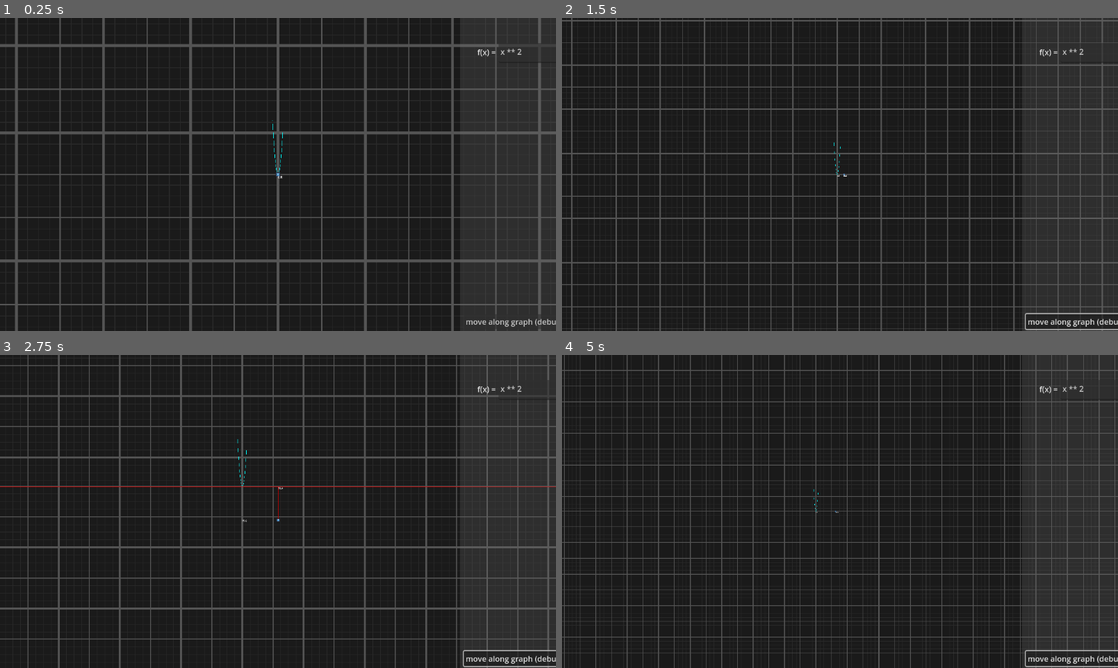
Above: before the commit, frames 1-4 (two rows, left to right).
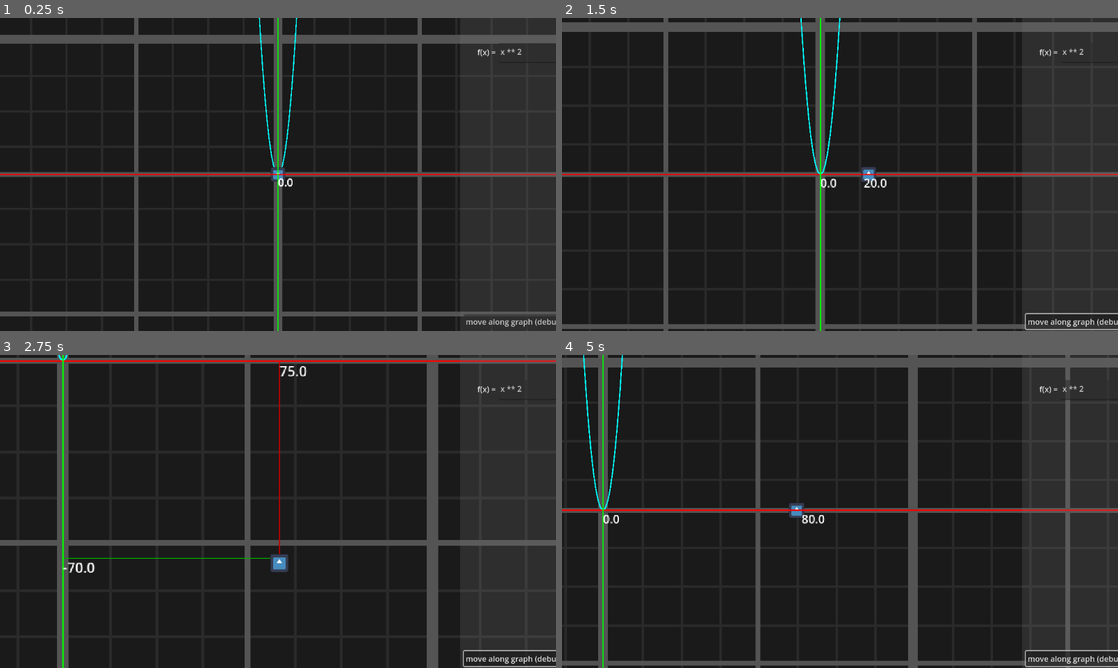
Above: after the commit, the same moments.

Repository: boiiiiiiiii12355/graph-combat
Game: Godot game, scene res://Scenes/game.tscn
Same seed, same stepped clock (60 frames per second), same inputs: the game is played once before the commit and once after it. The engine's default icon, where the game draws it, is replaced by a stand-in: a white triangle on a blue panel in a dark square.
Inputs (mouse positions are in pixels of both pictures, inside the frame that each line leads up to):
- Up to frame 1 (0.25 s): no input
- Up to frame 2 (1.5 s): click "move along graph (debug)" at 0.5 s; move the mouse to (962, 158) at 1.27 s; hold D (right) from 1.28 s (still down); tap Mouse wheel down (zoom in) at 1.35 s
- Up to frame 3 (2.75 s): move the mouse to (166, 527) at 2.02 s; release D (right) at 2.03 s; hold S (down) from 2.03 s (still down); tap Mouse wheel up (zoom out) at 2.1 s
- Up to frame 4 (5 s): move the mouse to (895, 442) at 2.77 s; release S (down) at 2.78 s; hold D (right) 2.78-3.53 s; tap Mouse wheel down (zoom in) at 2.85, 4.35 s; move the mouse to (812, 574) at 3.52 s; hold W (up) 3.53-4.28 s; tap Mouse wheel up (zoom out) at 3.6 s; move the mouse to (1006, 558) at 4.27 s; hold A (left) from 4.28 s (still down)

The runs differ from the first frame. In frame 1, 17% of the frame differs, in the area x 0-100%, y 0-100%; in frame 2, 18%; in frame 3, 16%; in frame 4, 18%.

Commit message:
Update player.tscn, ui.tscn, camera_ctrl.gd, and 2 more files

Diff:
--- a/Scenes/player.tscn
+++ b/Scenes/player.tscn
@@ -39,10 +39,11 @@
 [node name="labels" type="Node2D" parent="Rulers/x"]
 
 [node name="graph" type="Line2D" parent="Rulers"]
-points = PackedVector2Array(0, 0, 0, 0, 0, 0, 0, 0, 0, 0, 0, 0, 0, 0, 0, 0, 0, 0, 0, 0, 0, 0, 0, 0, 0, 0, 0, 0, 0, 0, 0, 0, 0, 0, 0, 0, 0, 0, 0, 0)
+points = PackedVector2Array(0, 0, 0, 0, 0, 0, 0, 0, 0, 0, 0, 0, 0, 0, 0, 0, 0, 0, 0, 0, 0, 0, 0, 0, 0, 0, 0, 0, 0, 0, 0, 0, 0, 0, 0, 0, 0, 0, 0, 0, 0, 0, 0, 0, 0, 0, 0, 0, 0, 0, 0, 0, 0, 0, 0, 0, 0, 0, 0, 0, 0, 0, 0, 0, 0, 0, 0, 0, 0, 0, 0, 0, 0, 0, 0, 0, 0, 0, 0, 0, 0, 0, 0, 0, 0, 0, 0, 0, 0, 0, 0, 0, 0, 0, 0, 0, 0, 0, 0, 0, 0, 0, 0, 0, 0, 0, 0, 0, 0, 0, 0, 0, 0, 0, 0, 0, 0, 0, 0, 0, 0, 0, 0, 0, 0, 0, 0, 0, 0, 0, 0, 0, 0, 0, 0, 0, 0, 0, 0, 0, 0, 0, 0, 0, 0, 0, 0, 0, 0, 0, 0, 0, 0, 0, 0, 0, 0, 0, 0, 0, 0, 0, 0, 0, 0, 0, 0, 0, 0, 0, 0, 0, 0, 0, 0, 0, 0, 0, 0, 0, 0, 0, 0, 0, 0, 0, 0, 0, 0, 0, 0, 0, 0, 0, 0, 0, 0, 0, 0, 0, 0, 0)
 width = 0.5
 default_color = Color(0, 1, 1, 1)
-round_precision = 32
+joint_mode = 2
+round_precision = 1
 antialiased = true
 
 [node name="path" type="Path2D" parent="Rulers"]
--- a/Scenes/ui.tscn
+++ b/Scenes/ui.tscn
@@ -1,6 +1,21 @@
 [gd_scene load_steps=6 format=3 uid="uid://d3ixkjyjao54n"]
 
 [ext_resource type="Script" uid="uid://ci2b3tdx5ooh7" path="res://scripts/ui.gd" id="1_jxero"]
+
+[sub_resource type="Animation" id="Animation_qdvrb"]
+length = 0.001
+tracks/0/type = "value"
+tracks/0/imported = false
+tracks/0/enabled = true
+tracks/0/path = NodePath("input:position")
+tracks/0/interp = 1
+tracks/0/loop_wrap = true
+tracks/0/keys = {
+"times": PackedFloat32Array(0),
+"transitions": PackedFloat32Array(1),
+"update": 0,
+"values": [Vector2(0, 0)]
+}
 
 [sub_resource type="Animation" id="Animation_jxero"]
 resource_name = "pause"
@@ -16,21 +31,6 @@
 "transitions": PackedFloat32Array(2.5491211, 1),
 "update": 0,
 "values": [Vector2(264, 0), Vector2(-75.215, 0)]
-}
-
-[sub_resource type="Animation" id="Animation_qdvrb"]
-length = 0.001
-tracks/0/type = "value"
-tracks/0/imported = false
-tracks/0/enabled = true
-tracks/0/path = NodePath("input:position")
-tracks/0/interp = 1
-tracks/0/loop_wrap = true
-tracks/0/keys = {
-"times": PackedFloat32Array(0),
-"transitions": PackedFloat32Array(1),
-"update": 0,
-"values": [Vector2(0, 0)]
 }
 
 [sub_resource type="Animation" id="Animation_nf4gj"]
@@ -95,7 +95,7 @@
 offset_right = 1226.0
 offset_bottom = 93.0
 text = "x ** 2"
-placeholder_text = "mx + c
+placeholder_text = "m * x + c
 "
 selecting_enabled = false
 
--- a/scripts/camera_ctrl.gd
+++ b/scripts/camera_ctrl.gd
@@ -1,6 +1,6 @@
 extends Camera2D
 
-@export var zoom_amount = 0.5
+@export var zoom_amount = 1
 var req_zoom = zoom
 func _input(event: InputEvent) -> void:
 	if Input.is_action_just_pressed("zoom in"):
@@ -11,11 +11,13 @@
 
 
 
+@export var min_zoom = 100
+@export var max_zoom = 5
+func _physics_process(delta: float) -> void:
+	if req_zoom > Vector2(min_zoom, min_zoom):
+		req_zoom = Vector2(min_zoom, min_zoom)
 
-func _physics_process(delta: float) -> void:
-	if req_zoom > Vector2(20, 20):
-		req_zoom = Vector2(19, 19)
-	elif req_zoom < Vector2(0.1, 0.1):
-		req_zoom = Vector2(0.2, 0.2)
+	elif req_zoom < Vector2(max_zoom, max_zoom):
+		req_zoom = Vector2(max_zoom, max_zoom)
 
 	zoom = lerp(zoom, req_zoom, 0.1)
--- a/scripts/player.gd
+++ b/scripts/player.gd
@@ -14,6 +14,7 @@
 	ruler_y.default_color = ruler_y_color
 	ruler_x.width = ruler_width
 	ruler_y.width = ruler_width
+	graph_mem.resize(graph.get_point_count())
 	center_point = roundi((graph.get_point_count() + 1) / 2)
 
 func init_path():
@@ -24,23 +25,16 @@
 	move_and_slide()
 
 func _physics_process(delta: float) -> void:
+	debug_movement()
+	ruler()
+	graphing()
 	if move_on_graph:
 		movement()
 
-	debug_movement()
-	ruler()
-	graphing()
 
 var move_on_graph = false
 @export var gravity = 9.3
 func movement():
-	var init_pt
-	var next_pt
-
-
-	print(init_pt)
-	print(next_pt)
-	print("moving..." + str(next_pt))
 	move_on_graph = true
 
 
@@ -61,39 +55,54 @@
 
 @export var graph : Line2D
 @export var ui : Control
-@export var graph_accel = 1
+@export var graph_accel = 5
 @export var path : Path2D
-var lerp_weight = 0.1 / graph_accel
+@export var world_boundary = Vector2(1000, 1000)
+var lerp_weight = 0.5
 var center_point = 13
-var offset = 1
+var offset = 5
 var input_y = 0
+var closest_point : Vector2
+var graph_mem : Array[Vector2]
+#also handles detecting current and next pt
 func graphing():
+
 	var center = global_position
+
 	for pt in graph.get_point_count():
+		#closest point tracker
+		var closest_to_player = path.curve.get_closest_point(global_position)
+		if graph.get_point_position(pt) == closest_to_player:
+			if closest_to_player != closest_point:
+				print(closest_to_player)
+			closest_point = closest_to_player
 
+#_____________________________________________________graphing!!!
+		var pt_x
+		var pt_y
 		if pt == center_point:
-			var pt_x = 0
-			var pt_y = ui.calc_y(pt_x)
-			var curr_pos = graph.get_point_position(center_point)
-			var req = Vector2(pt_x, -pt_y)
-			graph.set_point_position(center_point, lerp(curr_pos, req, lerp_weight))
+			pt_x = 0
+			pt_y = ui.calc_y(pt_x)
+
+		elif pt < center_point  or  pt > center_point:
+			pt_x = (pt - center_point)
+			pt_y = ui.calc_y(pt_x)
 
 
-		if pt < center_point:
-			var pt_x = -(offset * abs(pt - center_point))
-			var pt_y = ui.calc_y(pt_x)
-			var curr_pos = graph.get_point_position(pt)
-			var req = Vector2(pt_x, -pt_y)
-			graph.set_point_position(pt, lerp(curr_pos, req, lerp_weight))
+		var req = Vector2(pt_x, -pt_y)
+		update_graph(pt, req)
 
 
-		elif pt > center_point:
-			var pt_x = offset * (pt - (center_point))
-			var pt_y = ui.calc_y(pt_x)
-			var curr_pos = graph.get_point_position(pt)
-			var req = Vector2(pt_x, -pt_y)
-			graph.set_point_position(pt, lerp(curr_pos, req, lerp_weight))
+#__________________________________________________pathing!!!
+		if graph_mem[pt] != req:
+			graph_mem[pt] = req
+			update_path(pt, req)
 
 
 
-		path.curve.set_point_position(pt, graph.get_point_position(pt))
+func update_graph(pt, req):
+	var curr_pos = graph.get_point_position(pt)
+	graph.set_point_position(pt, lerp(curr_pos, req, lerp_weight))
+
+func update_path(pt, req):
+	path.curve.set_point_position(pt, req)
--- a/scripts/xy_labels.gd
+++ b/scripts/xy_labels.gd
@@ -17,6 +17,6 @@
 	var y_text_offset = Vector2(0, 0)
 
 	x_label.text = str(round(x_label_pos))
-	y_label.text = str(round(y_label_pos))
+	y_label.text = str(round(-y_label_pos))
 	x_label.global_position = x_text_offset + ruler_x.get_point_position(1)
 	y_label.global_position = y_text_offset + ruler_y.get_point_position(1)
